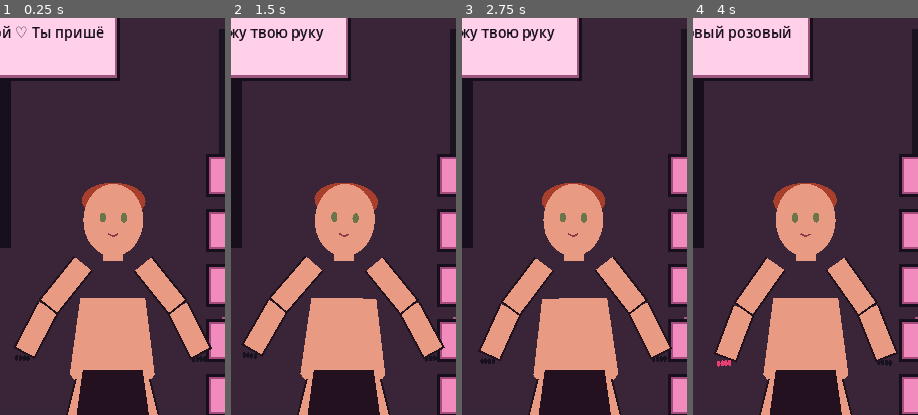
Above: before the commit, frames 1-4 (left to right).
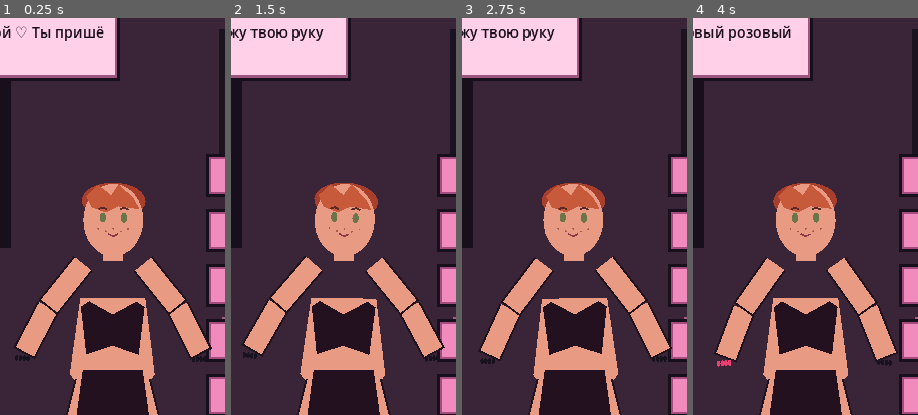
Above: after the commit, the same moments.

Repository: babymurderr0711/jia-android
Game: Godot game, scene res://Main.tscn
The game is run twice, just before and just after one commit, with the same random seed, the same clock (stepped at 60 frames per second) and the same inputs.
Inputs (mouse positions are % of the whole screen's width and height, from its top left):
- Up to frame 1 (0.25 s): no input
- Up to frame 2 (1.5 s): move the mouse to (72, 45) at 0.52 s; click (72, 45) at 0.67 s; drag from (30, 55) to (45, 70) at 1.27 s
- Up to frame 3 (2.75 s): move the mouse to (60, 28) at 2.02 s; click (60, 28) at 2.17 s
- Up to frame 4 (4 s): drag from (45, 70) to (20, 35) at 2.77 s; move the mouse to (80, 65) at 3.52 s; click (80, 65) at 3.67 s
The pictures show only the part of the screen within x 24-74%, y 12-62%; the shares and areas given below are measured in that part.

The runs differ from the first frame. In frame 1, 3.8% of the frame differs, in the area x 36-65%, y 41-85%; in frame 2, 3.8%; in frame 3, 3.8%; in frame 4, 3.8%.

Commit message:
Polish rig face, hair and layered outfit surfaces

Diff:
--- a/godot/jia_skeleton_rig.gd
+++ b/godot/jia_skeleton_rig.gd
@@ -17,6 +17,7 @@
 var pedicure := 0
 var outfit_color := CLOTH
 var outfit_surface: Polygon2D
+var outfit_top_surface: Polygon2D
 var nail_surfaces: Array[Polygon2D] = []
 const NAIL_COLORS := [Color("#17121d"), Color("#e83e72"), Color("#f4c2d9"), Color("#9d1d45")]
 
@@ -39,6 +40,8 @@
 	expression = face
 	if is_instance_valid(outfit_surface):
 		outfit_surface.color = outfit_color
+	if is_instance_valid(outfit_top_surface):
+		outfit_top_surface.color = outfit_color
 	for i in range(nail_surfaces.size()):
 		nail_surfaces[i].color = NAIL_COLORS[manicure if i < 4 else pedicure]
 
@@ -65,6 +68,10 @@
 	var r_knee := _bone("Knee_R", r_hip, Vector2(28, 115))
 	_bone("Ankle_R", r_knee, Vector2(12, 105))
 	_add_surface(torso, PackedVector2Array([Vector2(-52,-10),Vector2(52,-10),Vector2(68,112),Vector2(42,145),Vector2(-42,145),Vector2(-68,112)]), SKIN)
+	outfit_top_surface = Polygon2D.new()
+	outfit_top_surface.polygon = PackedVector2Array([Vector2(-51,4),Vector2(-38,-5),Vector2(0,16),Vector2(38,-5),Vector2(51,4),Vector2(42,80),Vector2(0,66),Vector2(-42,80)])
+	outfit_top_surface.color = outfit_color
+	torso.add_child(outfit_top_surface)
 	outfit_surface = Polygon2D.new()
 	outfit_surface.polygon = PackedVector2Array([Vector2(-48,0),Vector2(48,0),Vector2(58,72),Vector2(-58,72)])
 	outfit_surface.color = outfit_color
@@ -72,6 +79,21 @@
 	_add_surface(neck, PackedVector2Array([Vector2(-16,-8),Vector2(16,-8),Vector2(16,30),Vector2(-16,30)]), SKIN)
 	_add_surface(head, _ellipse(Vector2.ZERO, Vector2(48,58)), SKIN)
 	_add_surface(head.get_node("Hair") as Bone2D, _ellipse(Vector2(0,-31),Vector2(51,29)), HAIR)
+	var fringe := Polygon2D.new()
+	fringe.polygon = PackedVector2Array([Vector2(-44,-38),Vector2(-25,-56),Vector2(-4,-40),Vector2(8,-58),Vector2(32,-35),Vector2(42,-18),Vector2(8,-22),Vector2(-12,-12),Vector2(-35,-20)])
+	fringe.color = Color("#c65a3b")
+	head.add_child(fringe)
+	for x in [-17.0, 17.0]:
+		var brow := Line2D.new()
+		brow.points = PackedVector2Array([Vector2(x-7,-17),Vector2(x,-20),Vector2(x+7,-17)])
+		brow.width = 3.0
+		brow.default_color = Color("#5a2a28")
+		head.add_child(brow)
+	for i in range(5):
+		var freckle := Polygon2D.new()
+		freckle.polygon = _ellipse(Vector2(-24.0 + float(i)*12.0,14.0 + float(i%2)*4.0),Vector2(1.5,1.5))
+		freckle.color = Color("#a85c4d")
+		head.add_child(freckle)
 	for pair in [[l_shoulder,l_elbow],[l_elbow,l_elbow.get_node("Wrist_L")],[r_shoulder,r_elbow],[r_elbow,r_elbow.get_node("Wrist_R")]]:
 		_add_bone_capsule(pair[0], pair[1], 18.0, SKIN)
 	for pair in [[l_hip,l_knee],[l_knee,l_knee.get_node("Ankle_L")],[r_hip,r_knee],[r_knee,r_knee.get_node("Ankle_R")]]:
